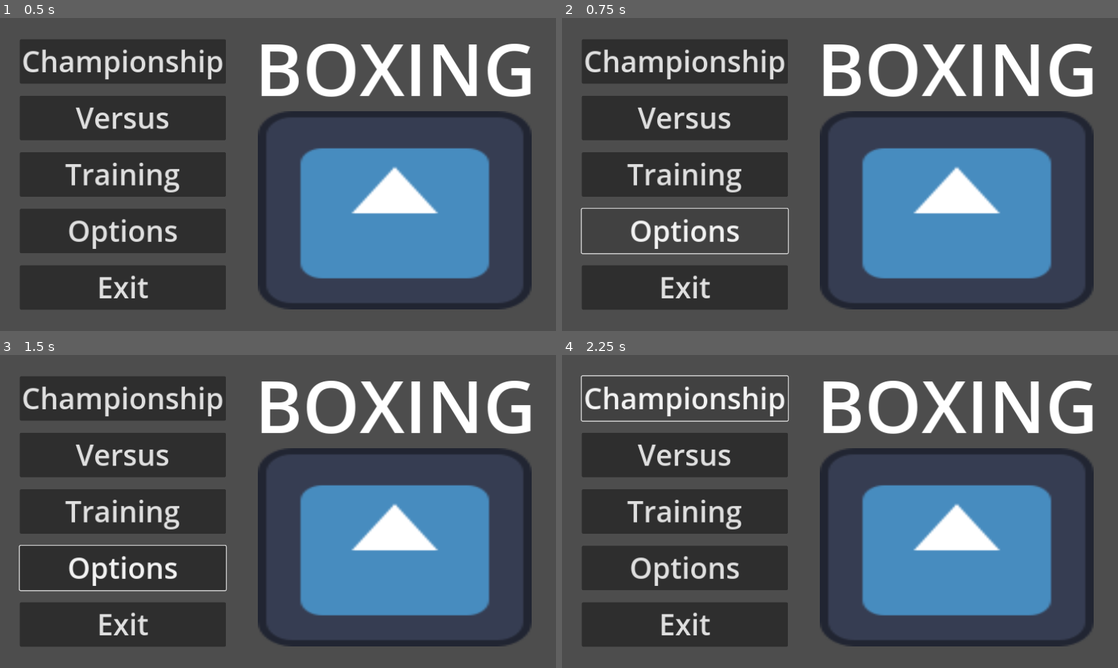
Above: before the commit, frames 1-4 (two rows, left to right).
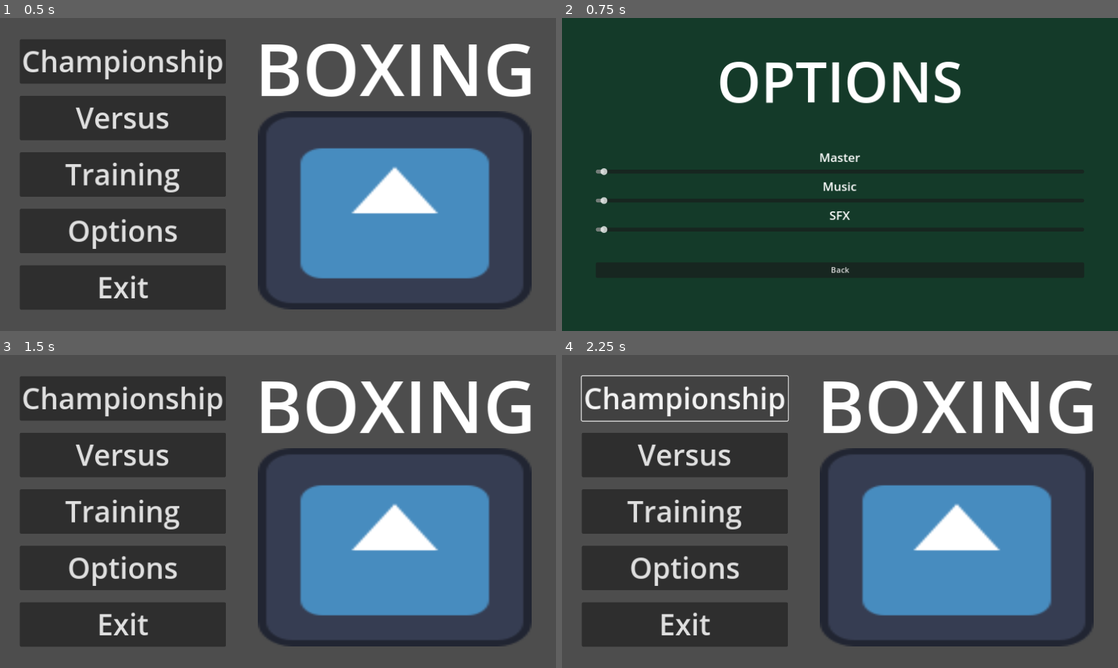
Above: after the commit, the same moments.

Repository: Eefschmeef2310/GDS1-Lab4
Game: Godot game, scene res://scenes/menus/main_menu.tscn
Same seed, same stepped clock (60 frames per second), same inputs: the game is played once before the commit and once after it. Before the commit the project starts from res://scenes/main_menu.tscn. The engine's default icon, where the game draws it, is replaced by a stand-in: a white triangle on a blue panel in a dark square.
Inputs (mouse positions are in pixels of both pictures, inside the frame that each line leads up to):
- Up to frame 1 (0.5 s): no input
- Up to frame 2 (0.75 s): click "Options" at 0.5 s
- Up to frame 3 (1.5 s): click (278, 608) at 1.25 s, where only the run after the commit has a clickable "Back"
- Up to frame 4 (2.25 s): click "Championship" at 2 s

Frame 1 is identical in both runs. In frame 2, 94% of the frame differs, in the area x 0-100%, y 0-100%; in frame 3, 0.4%; in frame 4, nothing differs.

Commit message:
added options menu and audio bus layout

Diff:
--- /dev/null
+++ b/defaults/default_bus_layout.tres
@@ -0,0 +1,15 @@
+[gd_resource type="AudioBusLayout" format=3 uid="uid://dxo1fi6earh0y"]
+
+[resource]
+bus/1/name = &"Music"
+bus/1/solo = false
+bus/1/mute = false
+bus/1/bypass_fx = false
+bus/1/volume_db = 0.0
+bus/1/send = &"Master"
+bus/2/name = &"SFX"
+bus/2/solo = false
+bus/2/mute = false
+bus/2/bypass_fx = false
+bus/2/volume_db = 0.0
+bus/2/send = &"Master"
--- a/player/player.tscn
+++ b/player/player.tscn
@@ -8,6 +8,33 @@
 [sub_resource type="CircleShape2D" id="CircleShape2D_llf6c"]
 radius = 64.0078
 
+[sub_resource type="Animation" id="Animation_4cao8"]
+length = 0.001
+tracks/0/type = "value"
+tracks/0/imported = false
+tracks/0/enabled = true
+tracks/0/path = NodePath("../Body/LArm:rotation")
+tracks/0/interp = 1
+tracks/0/loop_wrap = true
+tracks/0/keys = {
+"times": PackedFloat32Array(0),
+"transitions": PackedFloat32Array(1),
+"update": 0,
+"values": [0.0]
+}
+tracks/1/type = "value"
+tracks/1/imported = false
+tracks/1/enabled = true
+tracks/1/path = NodePath("../Body/LArm/LHand:rotation")
+tracks/1/interp = 1
+tracks/1/loop_wrap = true
+tracks/1/keys = {
+"times": PackedFloat32Array(0),
+"transitions": PackedFloat32Array(1),
+"update": 0,
+"values": [1.5708]
+}
+
 [sub_resource type="Animation" id="Animation_2puw0"]
 resource_name = "punch"
 length = 0.2
@@ -34,33 +61,6 @@
 "transitions": PackedFloat32Array(1, 1),
 "update": 0,
 "values": [2.00713, 0.0]
-}
-
-[sub_resource type="Animation" id="Animation_4cao8"]
-length = 0.001
-tracks/0/type = "value"
-tracks/0/imported = false
-tracks/0/enabled = true
-tracks/0/path = NodePath("../Body/LArm:rotation")
-tracks/0/interp = 1
-tracks/0/loop_wrap = true
-tracks/0/keys = {
-"times": PackedFloat32Array(0),
-"transitions": PackedFloat32Array(1),
-"update": 0,
-"values": [0.0]
-}
-tracks/1/type = "value"
-tracks/1/imported = false
-tracks/1/enabled = true
-tracks/1/path = NodePath("../Body/LArm/LHand:rotation")
-tracks/1/interp = 1
-tracks/1/loop_wrap = true
-tracks/1/keys = {
-"times": PackedFloat32Array(0),
-"transitions": PackedFloat32Array(1),
-"update": 0,
-"values": [1.5708]
 }
 
 [sub_resource type="Animation" id="Animation_eyw0p"]
@@ -98,6 +98,33 @@
 "retract": SubResource("Animation_eyw0p")
 }
 
+[sub_resource type="Animation" id="Animation_ien1i"]
+length = 0.001
+tracks/0/type = "value"
+tracks/0/imported = false
+tracks/0/enabled = true
+tracks/0/path = NodePath("../Body/RArm:rotation")
+tracks/0/interp = 1
+tracks/0/loop_wrap = true
+tracks/0/keys = {
+"times": PackedFloat32Array(0),
+"transitions": PackedFloat32Array(1),
+"update": 0,
+"values": [1.5708]
+}
+tracks/1/type = "value"
+tracks/1/imported = false
+tracks/1/enabled = true
+tracks/1/path = NodePath("../Body/RArm/RHand:rotation")
+tracks/1/interp = 1
+tracks/1/loop_wrap = true
+tracks/1/keys = {
+"times": PackedFloat32Array(0),
+"transitions": PackedFloat32Array(1),
+"update": 0,
+"values": [0.0]
+}
+
 [sub_resource type="Animation" id="Animation_0agmt"]
 resource_name = "punch"
 length = 0.2
@@ -124,33 +151,6 @@
 "transitions": PackedFloat32Array(1, 1),
 "update": 0,
 "values": [-2.00713, 0.0]
-}
-
-[sub_resource type="Animation" id="Animation_ien1i"]
-length = 0.001
-tracks/0/type = "value"
-tracks/0/imported = false
-tracks/0/enabled = true
-tracks/0/path = NodePath("../Body/RArm:rotation")
-tracks/0/interp = 1
-tracks/0/loop_wrap = true
-tracks/0/keys = {
-"times": PackedFloat32Array(0),
-"transitions": PackedFloat32Array(1),
-"update": 0,
-"values": [1.5708]
-}
-tracks/1/type = "value"
-tracks/1/imported = false
-tracks/1/enabled = true
-tracks/1/path = NodePath("../Body/RArm/RHand:rotation")
-tracks/1/interp = 1
-tracks/1/loop_wrap = true
-tracks/1/keys = {
-"times": PackedFloat32Array(0),
-"transitions": PackedFloat32Array(1),
-"update": 0,
-"values": [0.0]
 }
 
 [sub_resource type="Animation" id="Animation_bblkd"]
--- a/project.godot
+++ b/project.godot
@@ -11,9 +11,13 @@
 [application]
 
 config/name="Boxing"
-run/main_scene="res://scenes/main_menu.tscn"
+run/main_scene="res://scenes/menus/main_menu.tscn"
 config/features=PackedStringArray("4.2", "Forward Plus")
 config/icon="res://icon.svg"
+
+[audio]
+
+buses/default_bus_layout="res://defaults/default_bus_layout.tres"
 
 [display]
 
@@ -22,8 +26,11 @@
 [file_customization]
 
 folder_colors={
+"res://assets/": "yellow",
+"res://defaults/": "pink",
 "res://movement_bases/": "blue",
-"res://player/": "green"
+"res://player/": "green",
+"res://scenes/": "orange"
 }
 
 [input]
--- a/scenes/main_menu.gd
+++ b/scenes/menus/main_menu.gd
@@ -7,6 +7,7 @@
 	#Enums
 
 	#Constants
+const OPTIONS = preload("res://scenes/menus/options.tscn")
 
 	#Exported Variables
 	#@export_group("Group")
@@ -29,6 +30,8 @@
 #endregion
 
 #region Signal methods
+func _on_options_pressed():
+	get_tree().root.add_child(OPTIONS.instantiate())
 
 func _on_exit_pressed():
 	get_tree().quit()
--- a/scenes/main_menu.tscn
+++ b/scenes/menus/main_menu.tscn
@@ -1,6 +1,6 @@
 [gd_scene load_steps=4 format=3 uid="uid://vbfioqyrxy0v"]
 
-[ext_resource type="Script" path="res://scenes/main_menu.gd" id="1_hh7e3"]
+[ext_resource type="Script" path="res://scenes/menus/main_menu.gd" id="1_hh7e3"]
 [ext_resource type="Texture2D" uid="uid://ifv7d6ijolyw" path="res://icon.svg" id="2_61emo"]
 
 [sub_resource type="LabelSettings" id="LabelSettings_743dm"]
@@ -71,4 +71,5 @@
 scale = Vector2(4.4375, 3.20313)
 texture = ExtResource("2_61emo")
 
+[connection signal="pressed" from="MarginContainer/HBoxContainer/VBoxContainer/Options" to="." method="_on_options_pressed"]
 [connection signal="pressed" from="MarginContainer/HBoxContainer/VBoxContainer/Exit" to="." method="_on_exit_pressed"]
--- /dev/null
+++ b/scenes/menus/options.gd
@@ -0,0 +1,7 @@
+extends Control
+#Authored by Ethan. Please consult for any modifications or major feature requests.
+
+#region Signal methods
+func _on_back_button_pressed():
+	queue_free()
+#endregion
--- /dev/null
+++ b/scenes/menus/options.tscn
@@ -0,0 +1,91 @@
+[gd_scene load_steps=5 format=3 uid="uid://4a3n0u6kbu82"]
+
+[ext_resource type="Script" path="res://scenes/menus/options.gd" id="1_n84ok"]
+[ext_resource type="Script" path="res://scenes/menus/volume_slider.gd" id="2_7hoxj"]
+
+[sub_resource type="LabelSettings" id="LabelSettings_f32yo"]
+font_size = 116
+
+[sub_resource type="LabelSettings" id="LabelSettings_j0g26"]
+font_size = 25
+
+[node name="Options" type="Control"]
+layout_mode = 3
+anchors_preset = 15
+anchor_right = 1.0
+anchor_bottom = 1.0
+grow_horizontal = 2
+grow_vertical = 2
+script = ExtResource("1_n84ok")
+
+[node name="ColorRect" type="ColorRect" parent="."]
+layout_mode = 1
+anchors_preset = 15
+anchor_right = 1.0
+anchor_bottom = 1.0
+grow_horizontal = 2
+grow_vertical = 2
+color = Color(0.0784314, 0.227451, 0.160784, 1)
+
+[node name="MarginContainer" type="MarginContainer" parent="."]
+layout_mode = 1
+anchors_preset = 15
+anchor_right = 1.0
+anchor_bottom = 1.0
+grow_horizontal = 2
+grow_vertical = 2
+theme_override_constants/margin_left = 70
+theme_override_constants/margin_top = 50
+theme_override_constants/margin_right = 70
+
+[node name="VBoxContainer" type="VBoxContainer" parent="MarginContainer"]
+layout_mode = 2
+theme_override_constants/separation = 60
+
+[node name="Label" type="Label" parent="MarginContainer/VBoxContainer"]
+layout_mode = 2
+text = "OPTIONS"
+label_settings = SubResource("LabelSettings_f32yo")
+horizontal_alignment = 1
+
+[node name="VBoxContainer" type="VBoxContainer" parent="MarginContainer/VBoxContainer"]
+layout_mode = 2
+
+[node name="Label" type="Label" parent="MarginContainer/VBoxContainer/VBoxContainer"]
+layout_mode = 2
+text = "Master"
+label_settings = SubResource("LabelSettings_j0g26")
+horizontal_alignment = 1
+
+[node name="MasterSlider" type="HSlider" parent="MarginContainer/VBoxContainer/VBoxContainer"]
+layout_mode = 2
+script = ExtResource("2_7hoxj")
+bus_name = "Master"
+
+[node name="Label2" type="Label" parent="MarginContainer/VBoxContainer/VBoxContainer"]
+layout_mode = 2
+text = "Music"
+label_settings = SubResource("LabelSettings_j0g26")
+horizontal_alignment = 1
+
+[node name="MusicSlider" type="HSlider" parent="MarginContainer/VBoxContainer/VBoxContainer"]
+layout_mode = 2
+script = ExtResource("2_7hoxj")
+bus_name = "Music"
+
+[node name="Label3" type="Label" parent="MarginContainer/VBoxContainer/VBoxContainer"]
+layout_mode = 2
+text = "SFX"
+label_settings = SubResource("LabelSettings_j0g26")
+horizontal_alignment = 1
+
+[node name="SFXSlider" type="HSlider" parent="MarginContainer/VBoxContainer/VBoxContainer"]
+layout_mode = 2
+script = ExtResource("2_7hoxj")
+bus_name = "SFX"
+
+[node name="BackButton" type="Button" parent="MarginContainer/VBoxContainer"]
+layout_mode = 2
+text = "Back"
+
+[connection signal="pressed" from="MarginContainer/VBoxContainer/BackButton" to="." method="_on_back_button_pressed"]
--- /dev/null
+++ b/scenes/menus/volume_slider.gd
@@ -0,0 +1,24 @@
+extends HSlider
+#Authored by Ethan. Please consult for any modifications or major feature requests.
+
+#region Variables
+	#Exported Variables
+@export var bus_name : String
+
+	#Other Variables (please try to separate and organise!)
+var bus_index : int
+
+#endregion
+
+#region Godot methods
+func _ready():
+	bus_index = AudioServer.get_bus_index(bus_name)
+	value_changed.connect(_on_value_changed)
+
+	value = db_to_linear(AudioServer.get_bus_volume_db(bus_index))
+#endregion
+
+#region Signal methods
+func _on_value_changed(_value):
+	AudioServer.set_bus_volume_db(bus_index, linear_to_db(value))
+#endregion
